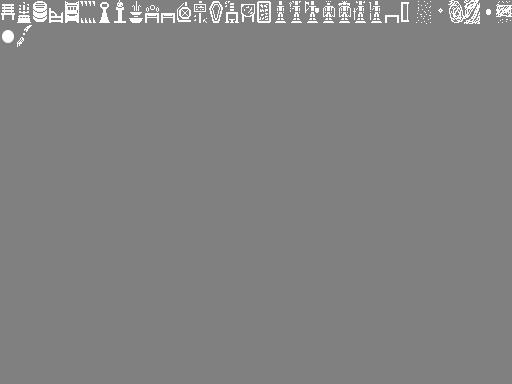
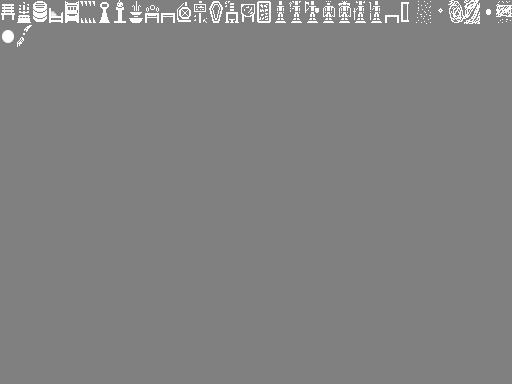
Layered file, before and after one edit (512px x 384px). Changes by layer:
painted on "Background" over bbox(51, 11, 173, 18)
